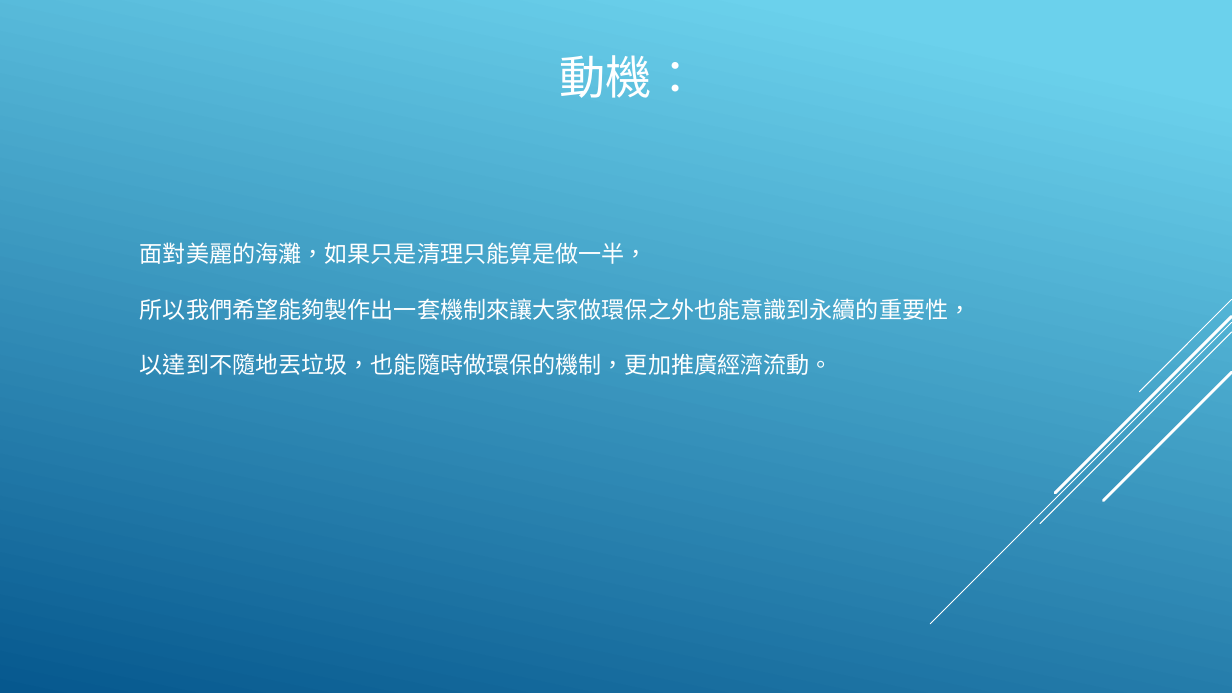
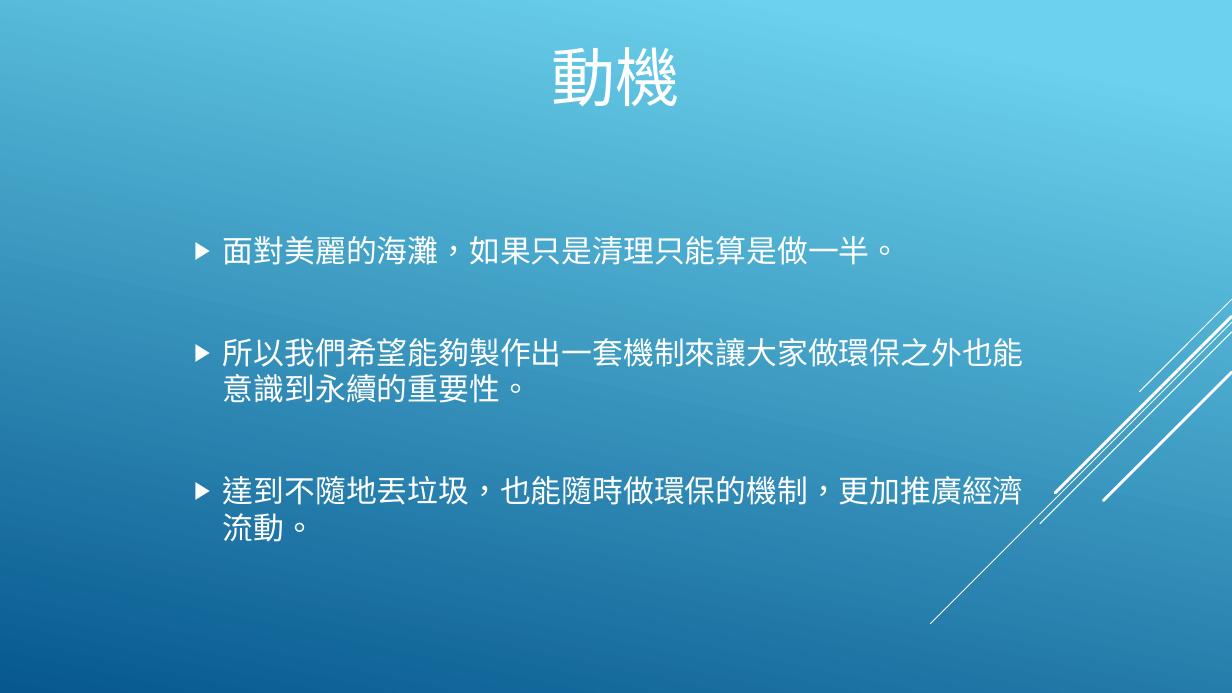
Before and after one commit to DennySORA/Environmental_Sustainability_Partition_Hackathon_2018, a slide deck: slide 2 of doc/永續發展 - 淨灘.pptx. Drawn at 1232x693 pixels with LibreOffice and Linux fonts; fonts in the diff are those of the drawing. Boxes give left, top, right and bottom in pixels: in the first picture for what was removed or moved away, otherwise in the second. Text is boxed around its words. In the diff, an @@ line names an element or a change of style, - is before the commit and + after.

```diff
--- a/doc/永續發展 - 淨灘.pptx
+++ b/doc/永續發展 - 淨灘.pptx
@@ title at box(552, 47, 680, 106): text changed; size 36 to 50 pt @@
-動機：
+動機
@@ text "面對美麗的海灘，如果只是清理只能算是做一半。" at box(223, 236, 1024, 542): vertical alignment top to middle @@
@@ text at box(223, 236, 1024, 542): text changed; size 18 to 24 pt; font TeX Gyre Adventor to Noto Sans CJK SC @@
-面對美麗的海灘，如果只是清理只能算是做一半，
-所以我們希望能夠製作出一套機制來讓大家做環保之外也能意識到永續的重要性，
-以達到不隨地丟垃圾，也能隨時做環保的機制，更加推廣經濟流動。
+▶ 面對美麗的海灘，如果只是清理只能算是做一半。
+▶ 所以我們希望能夠製作出一套機制來讓大家做環保之外也能意識到永續的重要性。
+▶ 達到不隨地丟垃圾，也能隨時做環保的機制，更加推廣經濟流動。
```
Also in this commit, not shown: 5 other slides changed, 1 slide removed.
